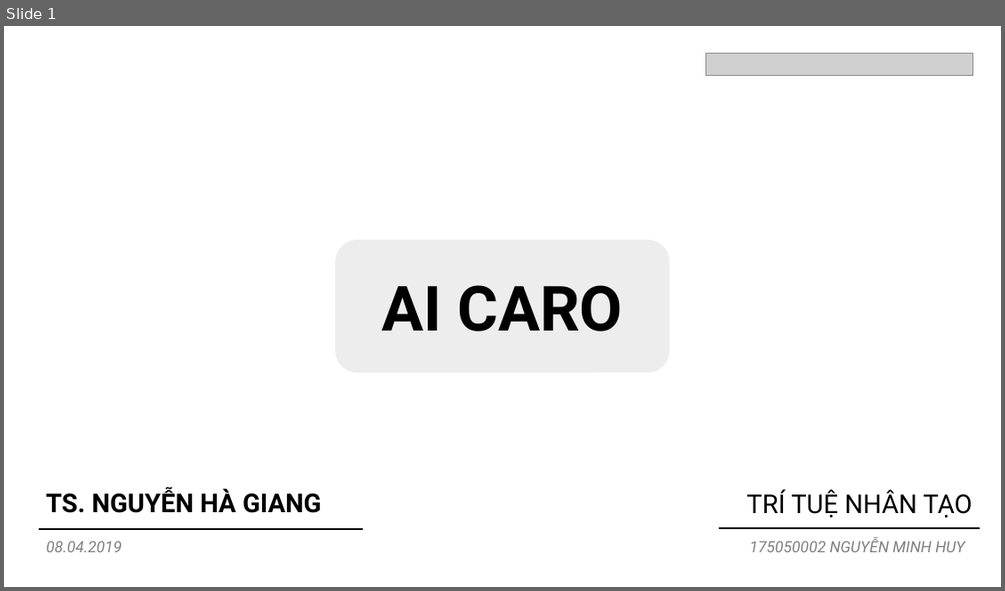
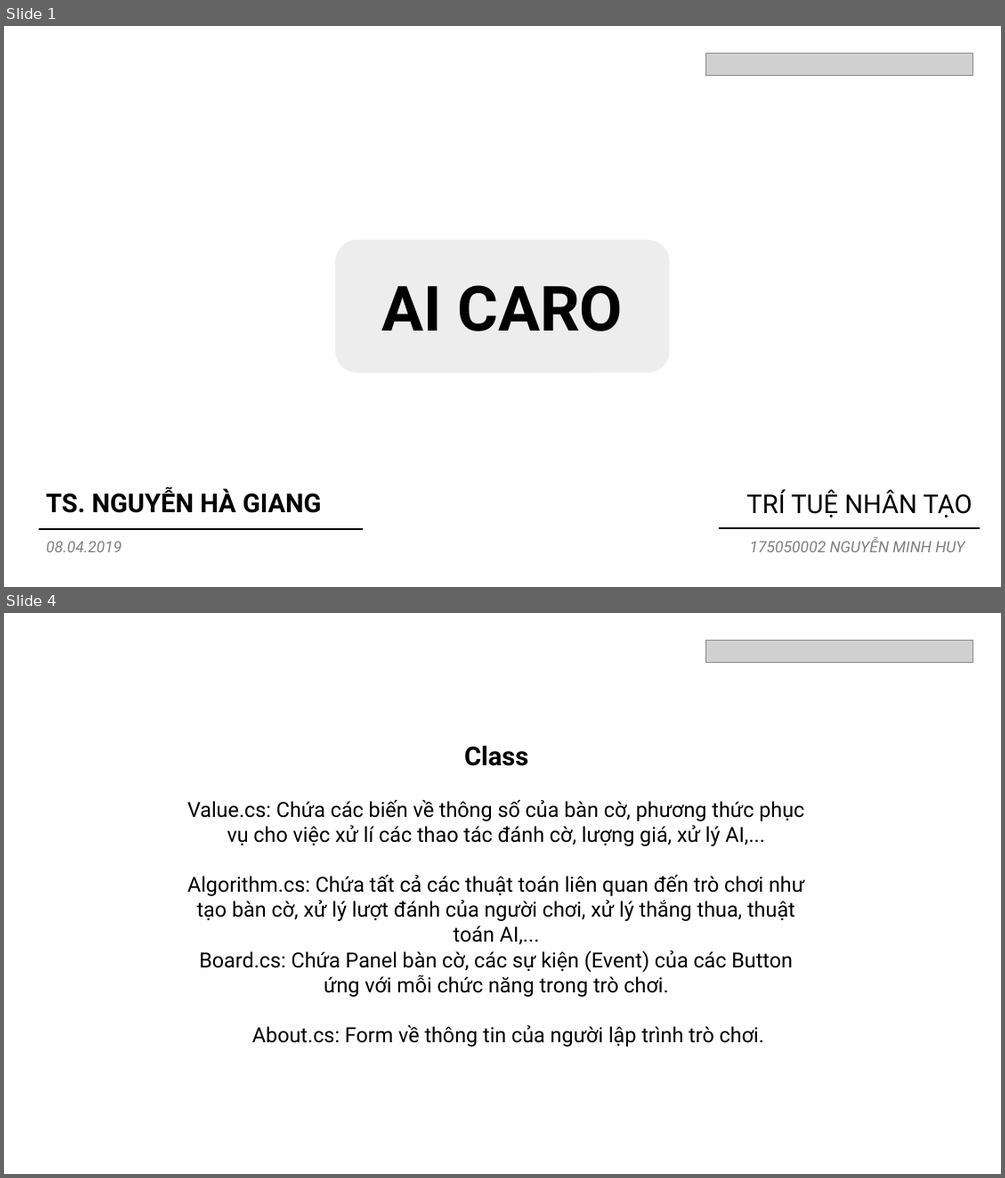
Before and after one commit to ithgnm/AI-Caro, a slide deck: Caro.pptx. Shown one above the other, each under a label of ours: slide 1 before the commit, slides 1 and 4 after it; the slides between them are not shown. The pictures are 1005x591 and 1005x1178 pixels, drawn with LibreOffice and Linux fonts; fonts in the diff are those of the drawing; grey boxes stand for pictures; background and template pictures are left out. Boxes give left, top, right and bottom in pixels: in the first picture for what was removed or moved away, otherwise in the second. Text is boxed around its words. In the diff, an @@ line names an element or a change of style, - is before the commit and + after.

```diff
--- a/Caro.pptx
+++ b/Caro.pptx
@@ slide 4 added at [4, 613, 1001, 1174], background picture (left out) @@
@@ picture added at [706, 641, 972, 663] @@
@@ group added at [187, 746, 804, 1046]: 5 texts @@
+Class
+Value.cs: Chứa các biến về thông số của bàn cờ, phương thức phục vụ cho việc xử lí các thao tác đánh cờ, lượng giá, xử lý AI,...
+Algorithm.cs: Chứa tất cả các thuật toán liên quan đến trò chơi như tạo bàn cờ, xử lý lượt đánh của người chơi, xử lý thắng thua, thuật toán AI,...
+Board.cs: Chứa Panel bàn cờ, các sự kiện (Event) của các Button ứng với mỗi chức năng trong trò chơi.
+About.cs: Form về thông tin của người lập trình trò chơi.
```
Also in this commit, not shown: 7 other slides added, 1 slide removed.
